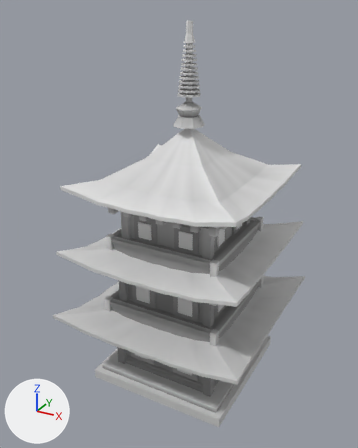
Two versions of the glTF model assets/models/kyoto/structures/sanjunoto_pagoda.glb, one commit apart.
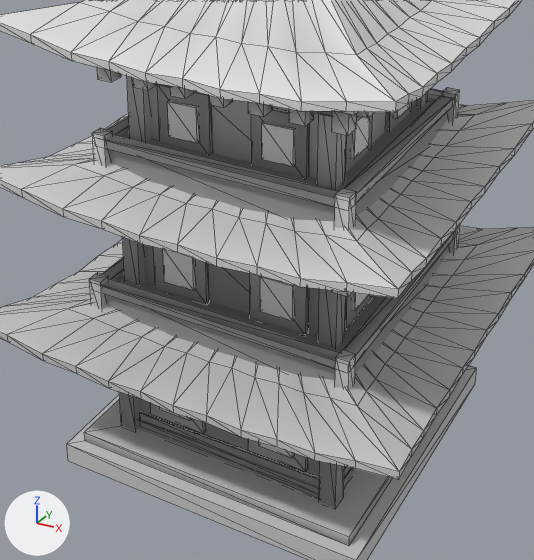
Old and new are each drawn whole from a 50 mm camera at (10.69, -20.39, 18.57) aimed at (-0.31, -0.39, 8.57) and again close up on the part from 18% to 83% of the width and 40% to 94% of the height. The lights are fixed; the arrows at lower left show +X, +Y and +Z. The last two pictures show the newer version. The close-ups show mesh edges as thin lines. Vertices at exactly the same position are counted once.

In view in the first close-up: 'Pagoda_Body', 'Pagoda_Roof', 'Pagoda_Windows'.
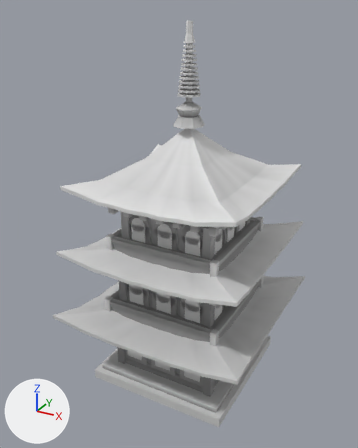
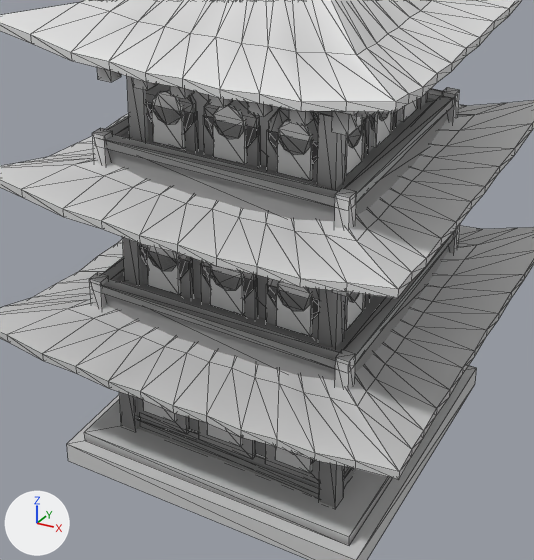
Location of each change, (x1, y1, x2, y2) in pixels of the close-ups (534 x 560 px):
'Pagoda_Windows', reshaped (10% wider, 7% taller): before (160, 100, 410, 458); after (143, 91, 417, 473)
part 1 of me_pagoda_body, added: after (265, 444, 320, 484)
part 2 of me_pagoda_body, added: after (198, 420, 255, 459)
part 3 of me_pagoda_body, added: after (136, 397, 189, 434)
part 4 of me_pagoda_body, added: after (266, 284, 319, 339)
part 5 of me_pagoda_body, rebuilt: before (251, 108, 310, 178); after (268, 107, 318, 165)
part 6 of me_pagoda_body, rebuilt: before (157, 84, 213, 155); after (146, 84, 196, 133)
part 7 of me_pagoda_body, rebuilt: before (250, 273, 309, 335); after (267, 278, 319, 316)
part 8 of me_pagoda_body, rebuilt (not visible afterwards): before (386, 102, 412, 132)
part 9 of me_pagoda_body, rebuilt (mostly hidden afterwards): before (153, 247, 209, 303); after (140, 244, 191, 278)
part 10 of me_pagoda_body, rebuilt (mostly hidden afterwards): before (345, 116, 372, 173); after (362, 117, 365, 133)
part 11 of me_pagoda_body, rebuilt (mostly hidden afterwards): before (345, 292, 372, 328); after (344, 294, 366, 331)
part 12 of me_pagoda_body, deleted: before (150, 403, 308, 472)
part 13 of me_pagoda_body, added: after (147, 100, 402, 181)
part 14 of me_pagoda_body, added: after (141, 248, 258, 319)
part 15 of me_pagoda_windows, added: after (275, 447, 312, 473)
part 16 of me_pagoda_windows, added: after (207, 423, 242, 447)
part 17 of me_pagoda_windows, added: after (143, 400, 176, 422)
part 18 of me_pagoda_windows, deleted (mostly hidden): before (160, 407, 293, 458)
part 19 of me_pagoda_windows, built on: before (167, 100, 410, 167); after (152, 91, 417, 181)
part 20 of me_pagoda_windows, built on: before (163, 249, 368, 321); after (147, 245, 363, 336)

What changed in the scene script:
```text
Change me_pagoda_body:
    remove me_pagoda_body.from_pydata(...)  # 1448 vertices, 2208 faces; spans x -3.7..3.7, y -3.7..3.7, z 0.0..10.35
    add me_pagoda_body.from_pydata(...)  # 2212 vertices, 3600 faces; spans x -3.7..3.7, y -3.7..3.7, z 0.0..10.35
    me_pagoda_body part 1: a new loose piece, a box spanning x 1.02..2.42, y -2.68..-2.57, z 1.11..2.15, in mat_paletteatlas
    me_pagoda_body part 2: a new loose piece, a box spanning x -0.7..0.7, y -2.68..-2.57, z 1.11..2.15, in mat_paletteatlas
    me_pagoda_body part 3: a new loose piece, a box spanning x -2.42..-1.02, y -2.68..-2.57, z 1.11..2.15, in mat_paletteatlas
    me_pagoda_body part 4: a new loose piece, a box spanning x 0.93..2.26, y -2.49..-2.37, z 4.45..5.61, in mat_paletteatlas
    me_pagoda_body part 5: the loose piece of 8 vertices spanning x 0.48..1.72, y -2.29..-2.19, z 8.08..9.47 is rebuilt with 20 vertices and now spans x 0.86..2.07, y -2.3..-2.18, z 8.37..9.65
    me_pagoda_body part 6: the loose piece of 8 vertices spanning x -1.72..-0.48, y -2.29..-2.19, z 8.08..9.47 is rebuilt with 20 vertices and now spans x -2.07..-0.86, y -2.3..-2.18, z 8.37..9.65
    me_pagoda_body part 7: the loose piece of 8 vertices spanning x 0.53..1.86, y -2.48..-2.38, z 4.63..6.1 is rebuilt with 20 vertices and now spans x 0.96..2.23, y -2.49..-2.37, z 4.94..6.28
    me_pagoda_body part 8: the loose piece of 8 vertices spanning x 2.19..2.29, y 0.48..1.72, z 8.08..9.47 is rebuilt with 20 vertices and now spans x 2.18..2.3, y 0.83..2.1, z 8.4..9.61
    me_pagoda_body part 9: the loose piece of 8 vertices spanning x -1.86..-0.53, y -2.48..-2.38, z 4.63..6.1 is rebuilt with 20 vertices and now spans x -2.23..-0.96, y -2.49..-2.37, z 4.94..6.28
    me_pagoda_body part 10: the loose piece of 8 vertices spanning x 2.19..2.29, y -1.72..-0.48, z 8.08..9.47 is rebuilt with 20 vertices and now spans x 2.18..2.3, y -2.1..-0.83, z 8.4..9.61
    me_pagoda_body part 11: the loose piece of 8 vertices spanning x 2.38..2.48, y -1.86..-0.53, z 4.63..6.1 is rebuilt with 24 vertices and now spans x 2.37..2.49, y -2.26..-0.93, z 4.45..6.24
    me_pagoda_body part 12: 11 loose pieces with 88 vertices, spanning x -2.67..2.67, y -2.67..2.67, z 0.8..6.1, are deleted
    me_pagoda_body part 13: 176 vertices added at x -2.3..2.3, y -2.3..2.3, z 7.9..9.65
    me_pagoda_body part 14: 36 vertices added at x -2.26..0.67, y -2.49..-2.37, z 4.45..6.28
    other edits to the shape of me_pagoda_body do not show in these pictures
Change me_pagoda_windows:
    remove me_pagoda_windows.from_pydata(...)  # 200 vertices, 300 faces; spans x -2.73..2.73, y -2.73..2.73, z 0.9..9.17
    add me_pagoda_windows.from_pydata(...)  # 964 vertices, 1692 faces; spans x -2.74..2.74, y -2.74..2.74, z 0.9..9.38
    me_pagoda_windows part 15: a new loose piece, a box spanning x 1.29..2.15, y -2.74..-2.62, z 1.38..2.15, in mat_paletteatlas
    me_pagoda_windows part 16: a new loose piece, a box spanning x -0.43..0.43, y -2.74..-2.62, z 1.38..2.15, in mat_paletteatlas
    me_pagoda_windows part 17: a new loose piece, a box spanning x -2.15..-1.29, y -2.74..-2.62, z 1.38..2.15, in mat_paletteatlas
    me_pagoda_windows part 18: 11 loose pieces with 88 vertices, spanning x -2.73..2.73, y -2.73..2.73, z 0.9..5.79, are deleted
    me_pagoda_windows part 19: 64 vertices removed from x -2.35..2.35, y -2.35..2.35, z 8.38..9.17; 312 vertices added at x -2.36..2.36, y -2.36..2.36, z 8.17..9.38
    me_pagoda_windows part 20: 48 vertices removed from x -2.54..2.54, y -2.54..1.58, z 4.94..5.79; 244 vertices added at x -2.55..2.55, y -2.55..1.99, z 4.72..6.01
    other edits to the shape of me_pagoda_windows do not show in these pictures
```
